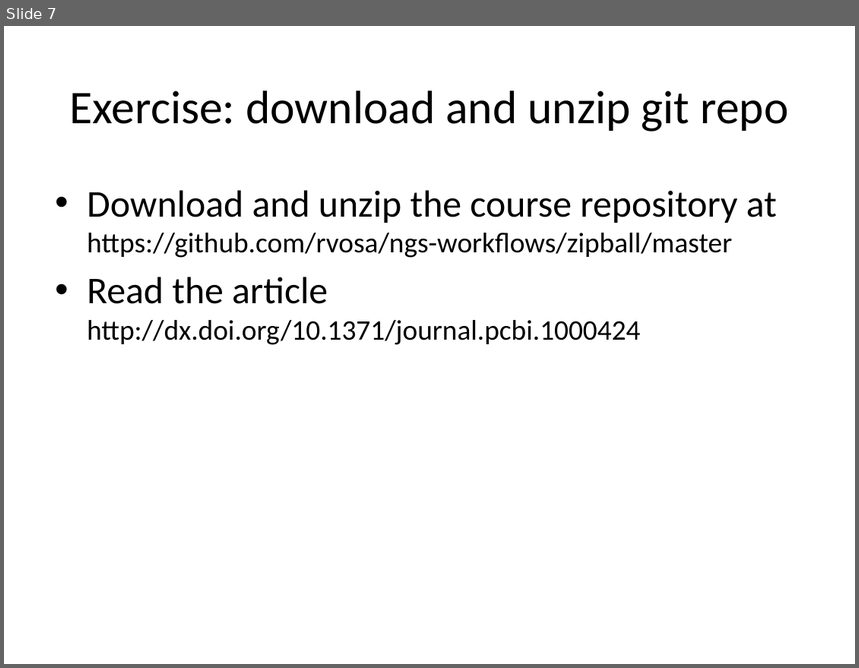
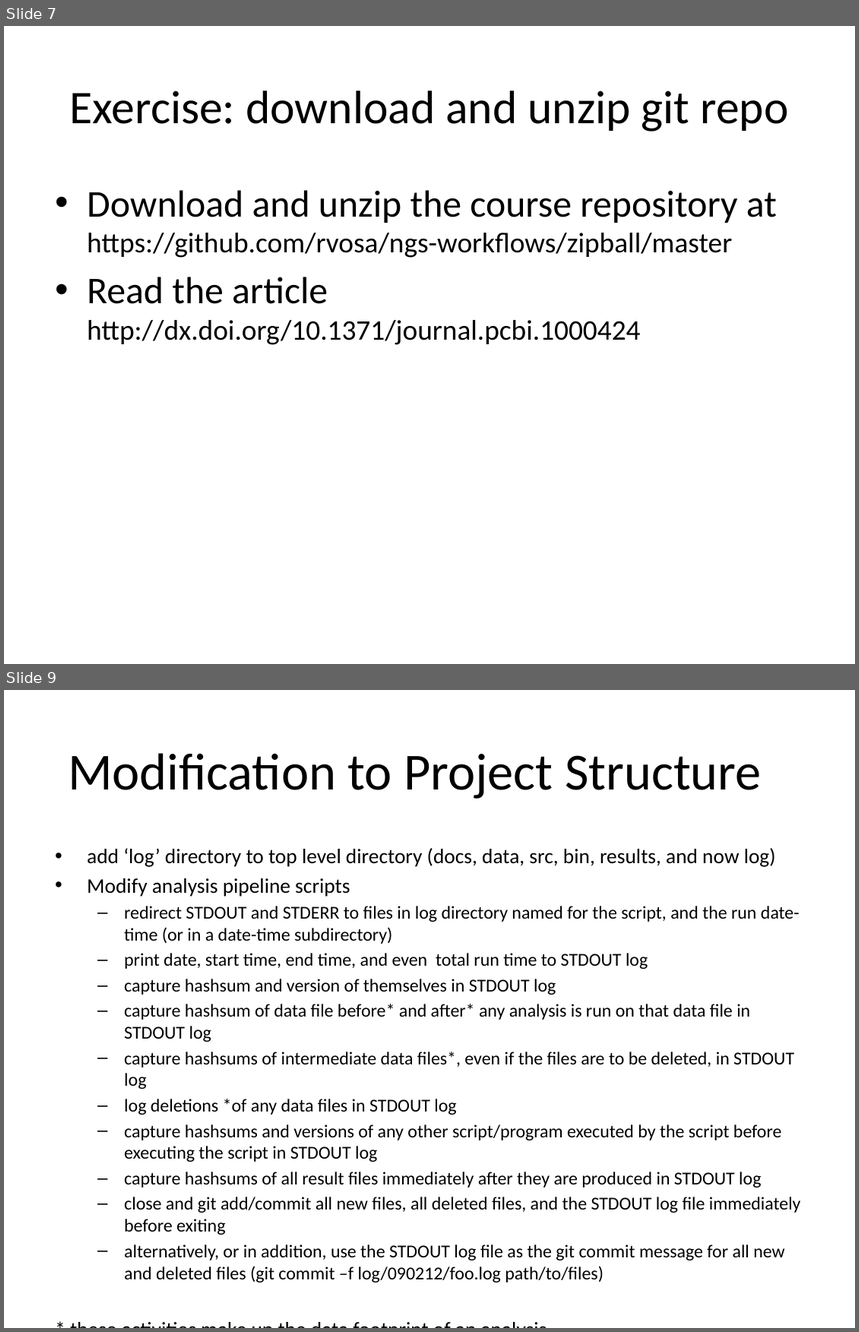
Before and after one commit to rvosa/ngs-workflows, a slide deck: doc/slides/day2/session4/ProjectOrg.pptx. Shown one above the other, each under a label of ours: slide 7 before the commit, slides 7 and 9 after it; the slides between them are not shown. The pictures are 859x668 and 859x1332 pixels, drawn with LibreOffice and Linux fonts; fonts in the diff are those of the drawing. Boxes give left, top, right and bottom in pixels: in the first picture for what was removed or moved away, otherwise in the second. Text is boxed around its words. In the diff, an @@ line names an element or a change of style, - is before the commit and + after.

Commit message:
slight modification to CLIScripting Added Capture of Research Data and Analysis Metadata to ProjectOrg

```diff
--- a/doc/slides/day2/session4/ProjectOrg.pptx
+++ b/doc/slides/day2/session4/ProjectOrg.pptx
@@ slide 9 added at (4, 690, 855, 1328), background #FFFFFF @@
@@ title added at (68, 753, 762, 799), 44 pt, text #000000 @@
+Modification to Project Structure
@@ text added at (87, 848, 801, 1283), 15.4 pt, text #000000 @@
+• add ‘log’ directory to top level directory (docs, data, src, bin, results, and now log)
+• Modify analysis pipeline scripts
+  – redirect STDOUT and STDERR to files in log directory named for the script, and the run date-time (or in a date-time subdirectory)
+  – print date, start time, end time, and even total run time to STDOUT log
+  – capture hashsum and version of themselves in STDOUT log
+  – capture hashsum of data file before* and after* any analysis is run on that data file in STDOUT log
+  – capture hashsums of intermediate data files*, even if the files are to be deleted, in STDOUT log
+  – log deletions *of any data files in STDOUT log
+  – capture hashsums and versions of any other script/program executed by the script before executing the script in STDOUT log
+  – capture hashsums of all result files immediately after they are produced in STDOUT log
+  – close and git add/commit all new files, all deleted files, and the STDOUT log file immediately before exiting
+  – alternatively, or in addition, use the STDOUT log file as the git commit message for all new and deleted files (git commit –f log/090212/foo.log path/to/files)
+* these activities make up the data footprint of an analysis
```
Also in this commit, not shown: 1 slide changed, 2 other slides added, 1 other file.
